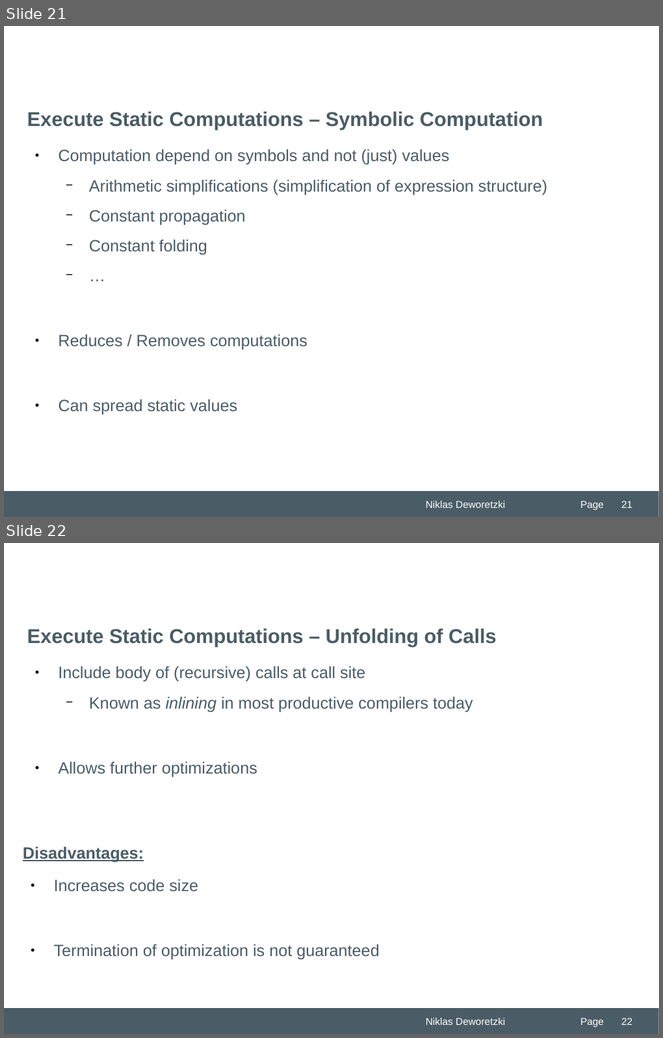
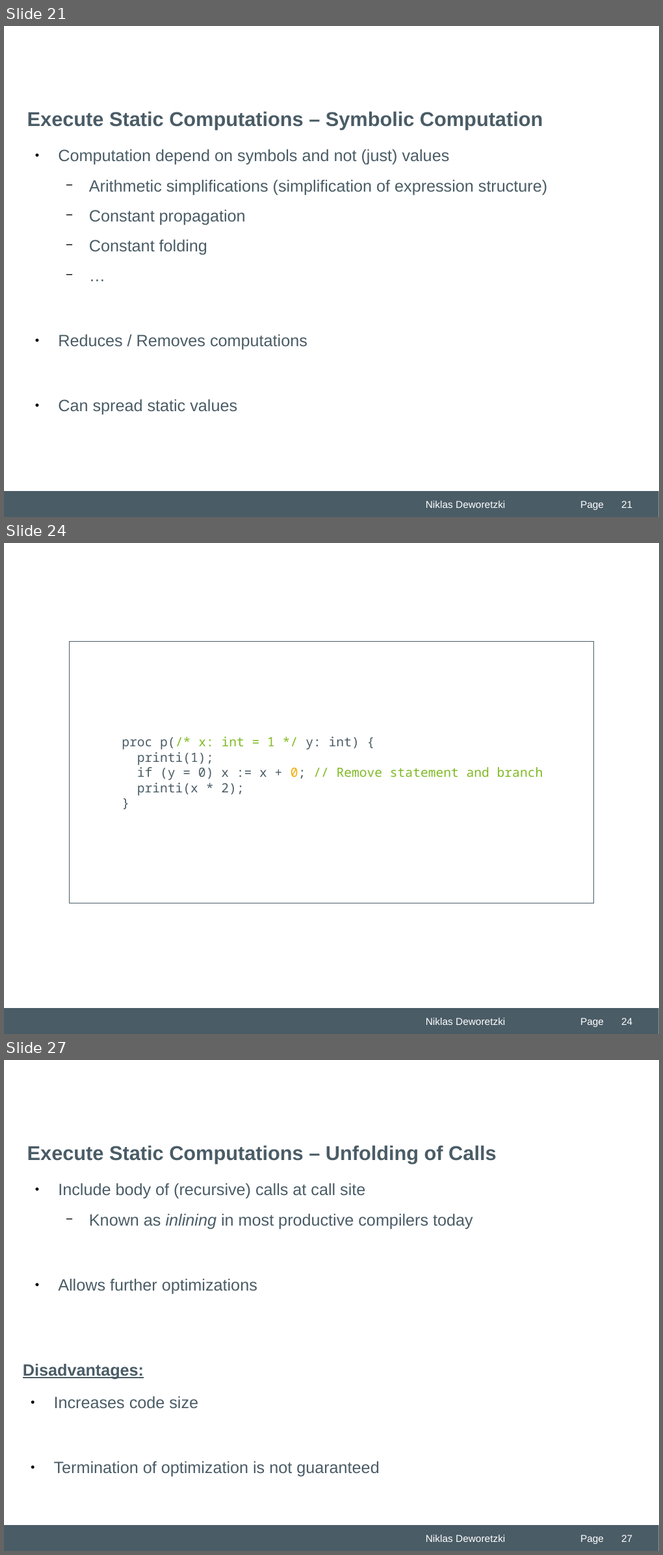
Before and after one commit to Niklas-Deworetzki/thm-masterseminar, a slide deck: paper/presentation/THM-Praesentation-FB06-MNI.odp. Shown one above the other, each under a label of ours: slides 21 and 22 before the commit, slides 21, 24 and 27 after it; the slides between them are not shown. The pictures are 663x1038 and 663x1555 pixels, drawn with LibreOffice and Linux fonts; fonts in the diff are those of the drawing; background and template pictures are left out. Boxes give left, top, right and bottom in pixels: in the first picture for what was removed or moved away, otherwise in the second. Text is boxed around its words. In the diff, an @@ line names an element or a change of style, - is before the commit and + after.

```diff
--- a/paper/presentation/THM-Praesentation-FB06-MNI.odp
+++ b/paper/presentation/THM-Praesentation-FB06-MNI.odp
@@ slide 24 added at [4, 543, 659, 1034], background #FFFFFF; not listed: 3 template elements that a slide beside it also shows @@
@@ rectangle added at [70, 641, 594, 903], outline #4A5C66 0 pt, 14 pt, text #4A5C66 @@
+proc p(/* x: int = 1 */ y: int) {
+printi(1);
+if (y = 0) x := x + 0; // Remove statement and branch
+printi(x * 2);
+}
@@ page number added at [622, 1018, 633, 1025], 11 pt, text #FFFFFF @@
+24
@@ what was slide 22 is now slide 27 @@
@@ page number at [622, 1535, 633, 1542]: text changed @@
-22
+27
```
Also in this commit, not shown: 6 slides changed, 5 other slides added, 2 other files.
